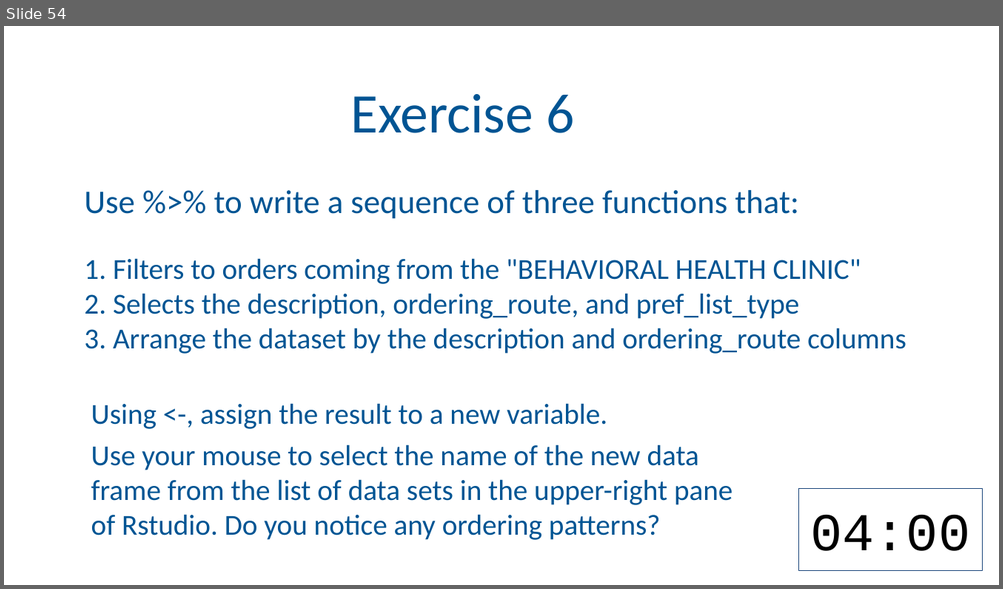
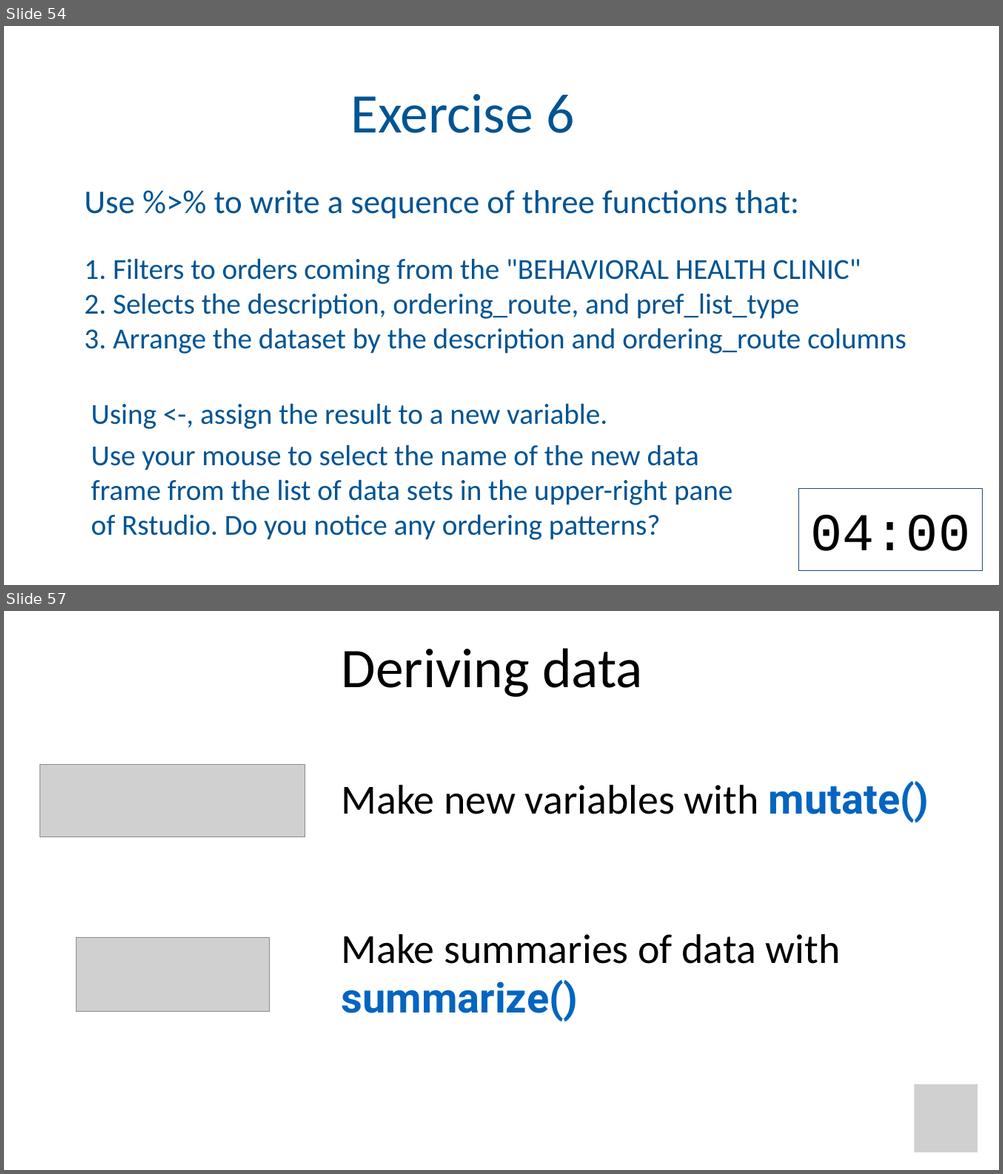
Before and after one commit to amromeo/api_r2020, a slide deck: 03 - Transform.pptx. Shown one above the other, each under a label of ours: slide 54 before the commit, slides 54 and 57 after it; the slides between them are not shown. The pictures are 1003x589 and 1003x1174 pixels, drawn with LibreOffice and Linux fonts; fonts in the diff are those of the drawing; grey boxes stand for pictures; background and template pictures are left out. Boxes give left, top, right and bottom in pixels: in the first picture for what was removed or moved away, otherwise in the second. Text is boxed around its words. In the diff, an @@ line names an element or a change of style, - is before the commit and + after.

Commit message:
->mutate

```diff
--- a/03 - Transform.pptx
+++ b/03 - Transform.pptx
@@ slide 57 added at <box>4,611,999,1170</box>, background #FFFFFF @@
@@ title added at <box>341,648,643,697</box>, 54 pt, text #000000 @@
+Deriving data
@@ picture added at <box>40,765,304,837</box> @@
@@ text added at <box>341,781,929,1022</box>, 40 pt, text #000000 @@
+Make new variables with mutate()
+Make summaries of data with summarize()
@@ picture added at <box>76,938,269,1011</box> @@
@@ picture added at <box>914,1085,978,1153</box> @@
```
Also in this commit, not shown: 1 slide changed, 9 other slides added.
